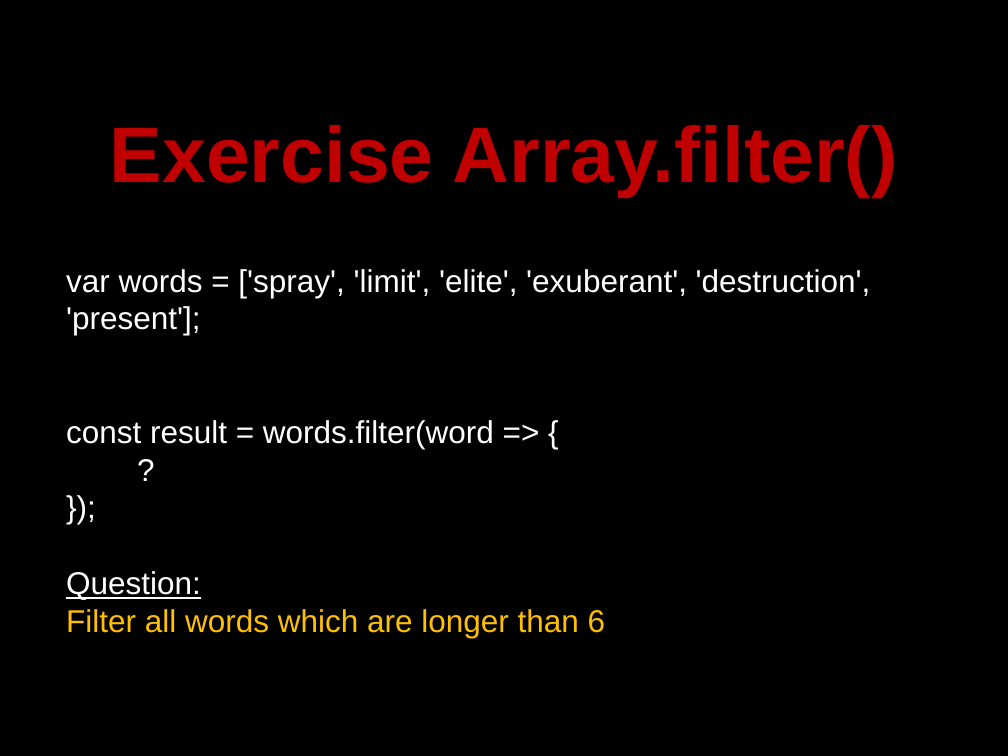
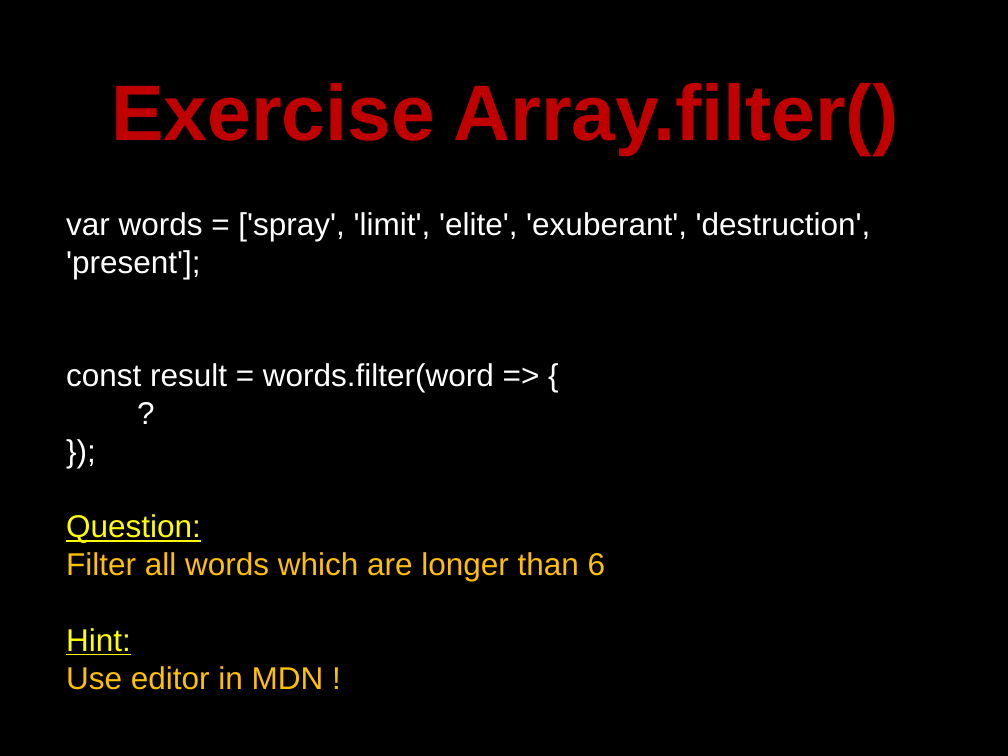
Before and after one commit to petereijgermans11/frontend-cursus, a slide deck: slide 28 of frontend-cursus/ 5 - Functional programmming.pptx. Drawn at 1008x756 pixels with LibreOffice and Linux fonts; fonts in the diff are those of the drawing. Boxes give left, top, right and bottom in pixels: in the first picture for what was removed or moved away, otherwise in the second. Text is boxed around its words. In the diff, an @@ line names an element or a change of style, - is before the commit and + after.

Commit message:
Exercises FP

```diff
--- a/frontend-cursus/ 5 - Functional programmming.pptx
+++ b/frontend-cursus/ 5 - Functional programmming.pptx
@@ title "Exercise Array.filter()": place and size @@
-title "Exercise Array.filter()" at [110,125,898,197]
+title "Exercise Array.filter()" at [111,83,899,155]
@@ text at [66,514,201,543]: text colour #FFFFFF to #FFFF00 in "Question:" @@
@@ text at [66,628,324,690]: paragraphs added @@
+Hint:
+Use editor in MDN !
```
Also in this commit, not shown: 11 other slides changed, 1 other file.
